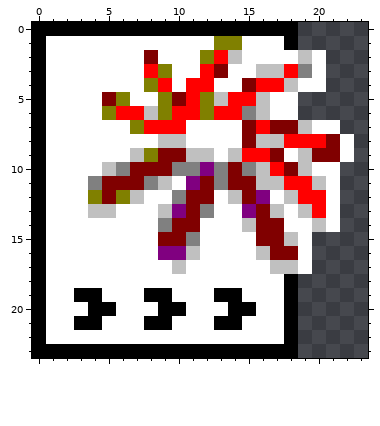
Edited in one commit: pixel-art sprite (Icons/Chicago95-tux/mimes/24/application-x-flash-video.png). The picture above was drawn from the file before the commit.
The file is 24x24 pixels.
The same view after the edit:
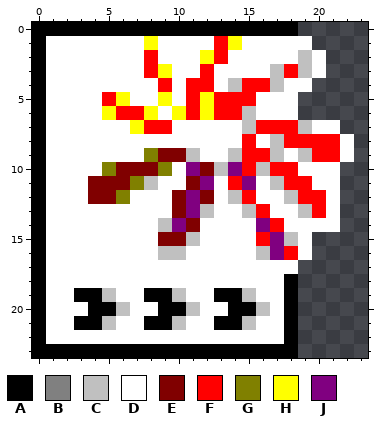
Palette (. is transparent): A #000000  B #808080  C #c0c0c0  D #ffffff  E #800000  F #ff0000  G #808000  H #ffff00  J #800080
What changed:
@@ x 0..23 @@
  0 AAAAAAAAAAAAAAAAAAA.....
- 1 ADDDDDDDDDDDDGGDDDA.....
- 2 ADDDDDDDEDDDGFCDDDDCD...
- 3 ADDDDDDDFGDDFEDDCCFBD...
- 4 ADDDDDDDGFDFFDDEFFCDD...
- 5 ADDDDEGDDGEFGCFFCDD.....
- 6 ADDDDGFFCGFFGFFBCDD.....
- 7 ADDDDDDGFFFDDDDEFEECDD..
- 8 ADDDDDDDDCCDDDDECCFFFED.
- 9 ADDDDDDCGEECCDCFFEDCEED.
-10 ADDDDCBEEEBBJBEBCFECDD..
-11 ADDDBEEEBCDJEBEECCFFCD..
-12 ADDDGEGCDDBEEDCEJDCFFD..
-13 ADDDCCDDDCJEBDDJECDCFD..
-14 ADDDDDDDDBEEDDDCEEDDCD..
-15 ADDDDDDDDEEBDDDDEECD....
-16 ADDDDDDDDJJCDDDDCEED....
-17 ADDDDDDDDDCDDDDDDCCD....
+ 1 ADDDDDDDHDDDDFHDDDDD....
+ 2 ADDDDDDDFDDDHFDDDDDCD...
+ 3 ADDDDDDDFHDDFDDDDCFCD...
+ 4 ADDDDDDDDFDFFDCFFCDD....
+ 5 ADDDDFHDDHDFHFFFDDD.....
+ 6 ADDDDHFFHDHFHFFCDDD.....
+ 7 ADDDDDDHFFDDDDDCFFFCDD..
+ 8 ADDDDDDDDDDDDDDFDCFFFFD.
+ 9 ADDDDDDDGEECDDCFFCDCFFD.
+10 ADDDDGEEEGDJECJFCFFDDD..
+11 ADDDEEEGCDDEJDFJDCFFDD..
+12 ADDDEEGDDDEJEDCFDDCFFD..
+13 ADDDDDDDDDEJCDDCFDDCFD..
+14 ADDDDDDDDCJEDDDDJFDDDD..
+15 ADDDDDDDDEECDDDDFJCD....
+16 ADDDDDDDDCCDDDDDCJFD....
+17 ADDDDDDDDDDDDDDDDDD.....
 18 ADDDDDDDDDDDDDDDDDA.....
-19 ADDAADDDAADDDAADDDA.....
-20 ADDDAADDDAADDDAADDA.....
-21 ADDAADDDAADDDAADDDA.....
+19 ADDAACDDAACDDAACDDA.....
+20 ADDDAACDDAACDDAACDA.....
+21 ADDAACDDAACDDAACDDA.....
 22 ADDDDDDDDDDDDDDDDDA.....
Where, in picture pixels (left, top, right, bottom), the same in both pictures:
changed: (88, 36, 340, 330)
